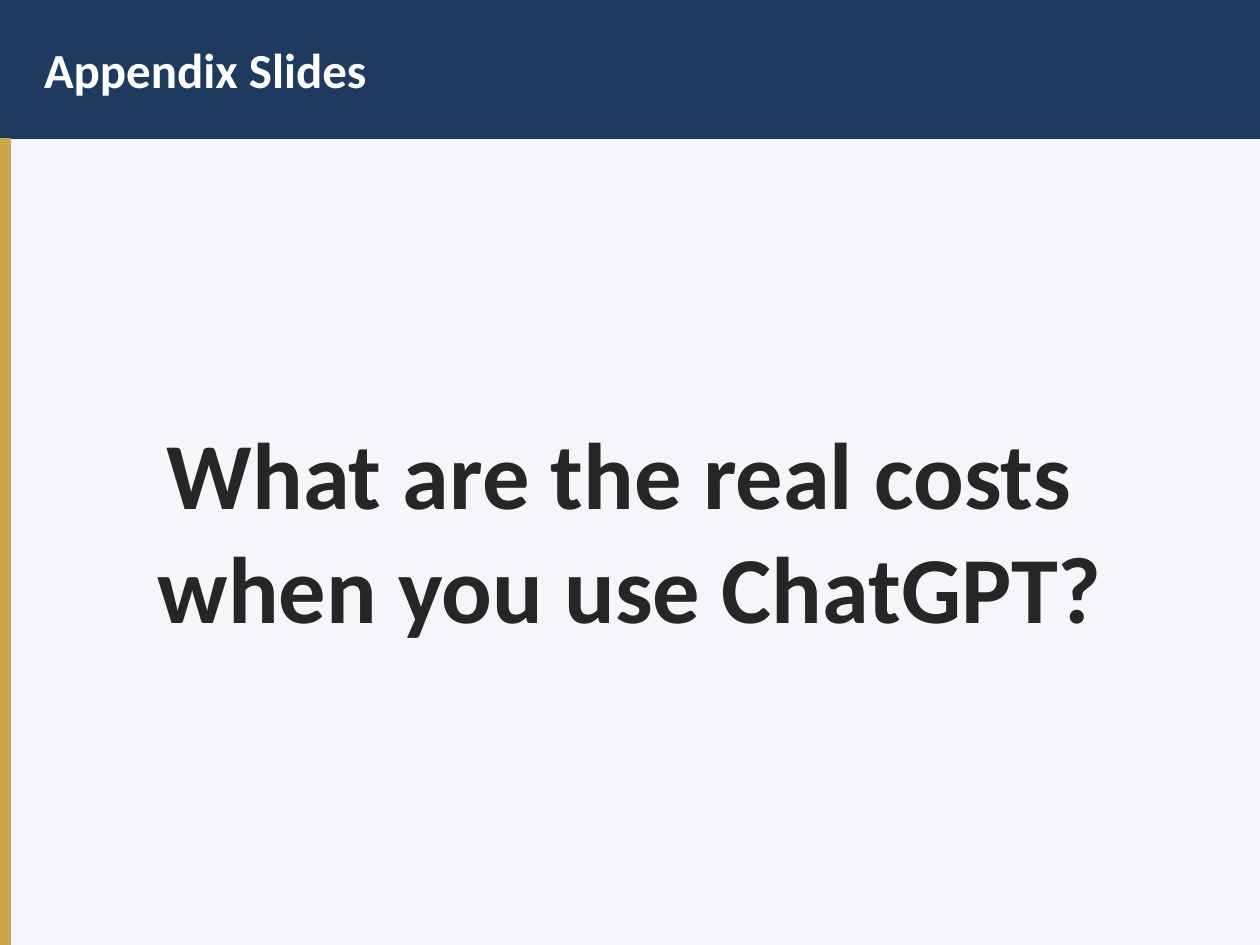
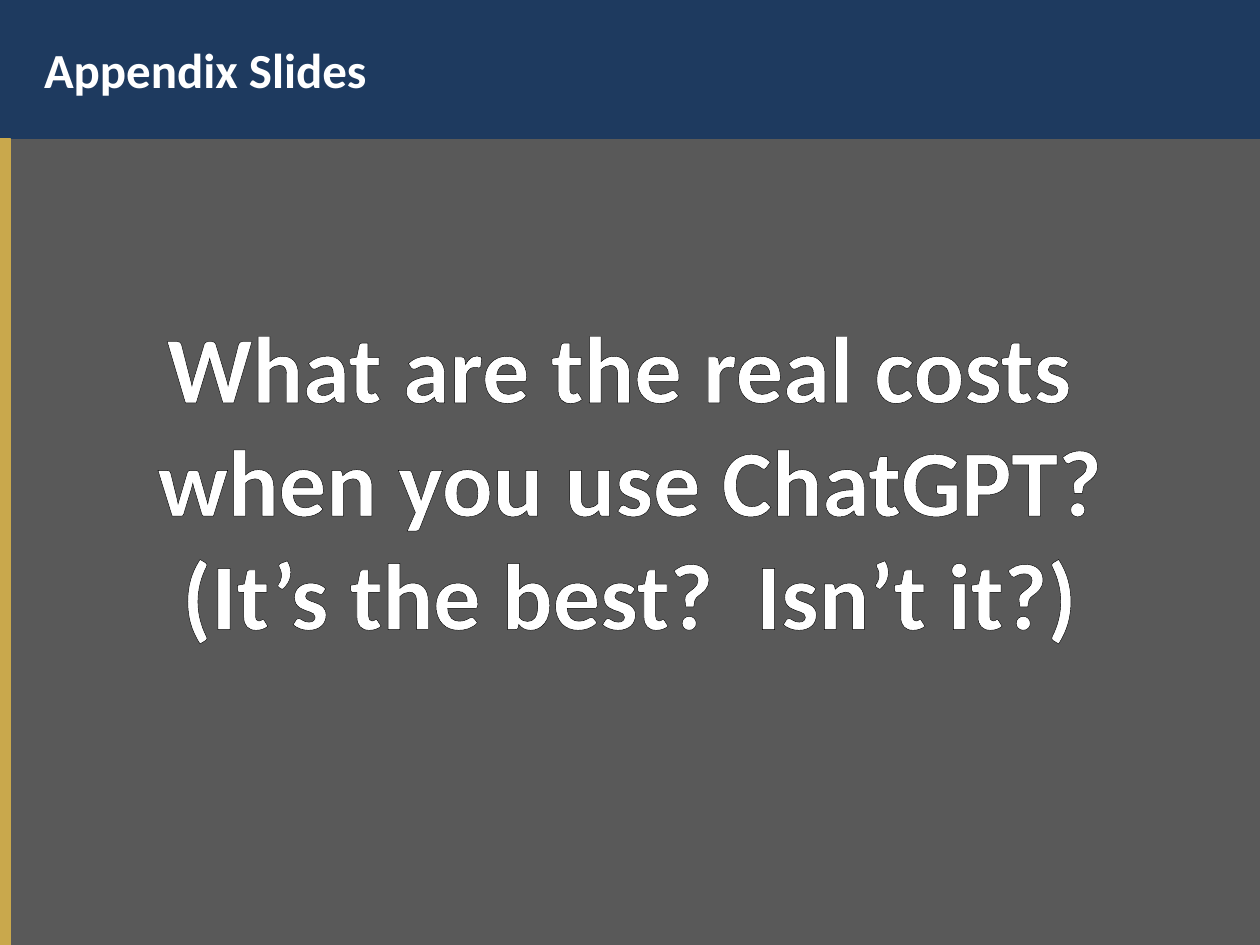
Before and after one commit to jweisenfeld/AI, a slide deck: slide 31 of pmc1/PMC-AI-Technical-Overview.pptx (slide 23 before the commit). Drawn at 1260x945 pixels with LibreOffice and Linux fonts; fonts in the diff are those of the drawing. Boxes give left, top, right and bottom in pixels: in the first picture for what was removed or moved away, otherwise in the second. Text is boxed around its words. In the diff, an @@ line names an element or a change of style, - is before the commit and + after.

```diff
--- a/pmc1/PMC-AI-Technical-Overview.pptx
+++ b/pmc1/PMC-AI-Technical-Overview.pptx
@@ background #F4F6F9 to #595959 @@
@@ text "What are the real costs": place and size @@
-text "What are the real costs" at <box>158,442,1102,638</box>
+text "What are the real costs" at <box>158,337,1102,643</box>
@@ text at <box>158,337,1102,531</box>: text colour #262626 to #FFFFFF, letter outline #FFFFFF 1.06 pt to #000000 1.06 pt in "What are the real costs", "when you use ChatGPT?" @@
@@ text at <box>182,559,1077,643</box>: paragraph added @@
+(It’s the best? Isn’t it?)
```
Also in this commit, not shown: 12 other slides changed, 11 slides added, 1 slide removed, 1 other file.
